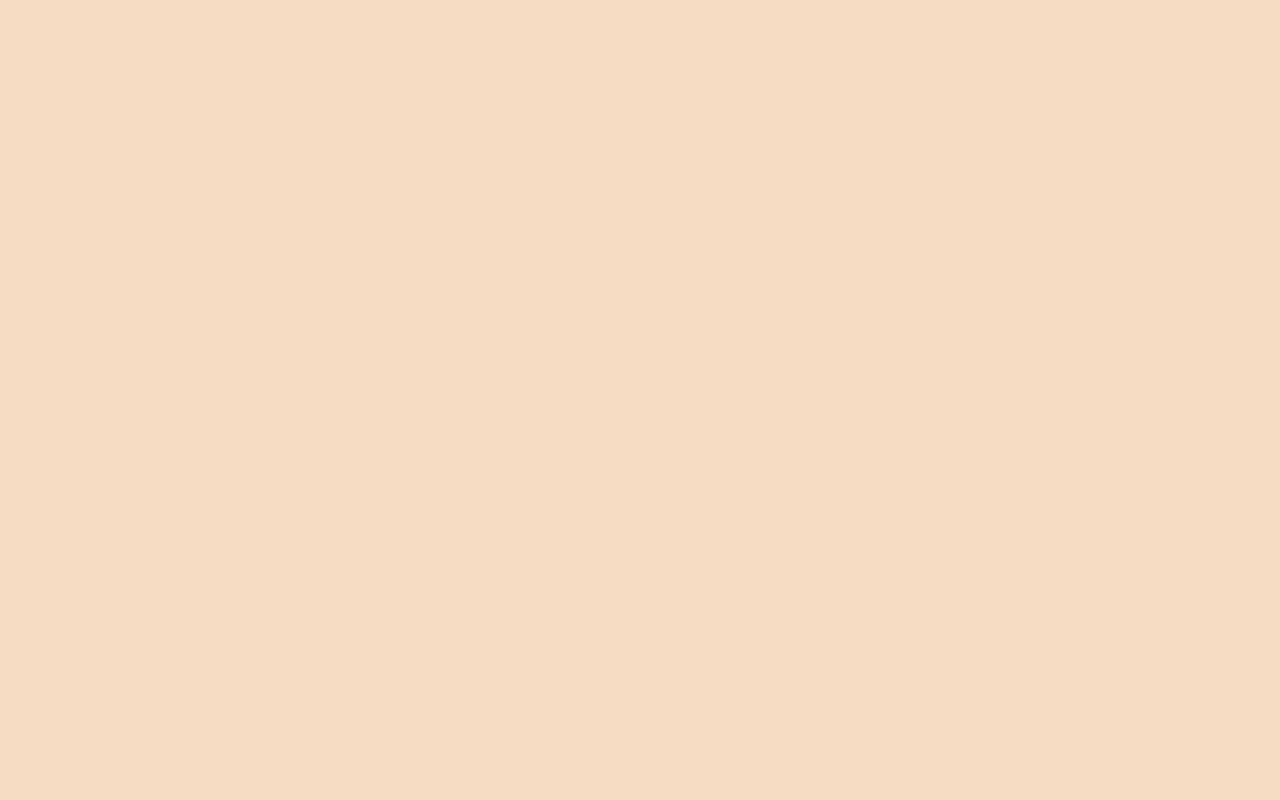
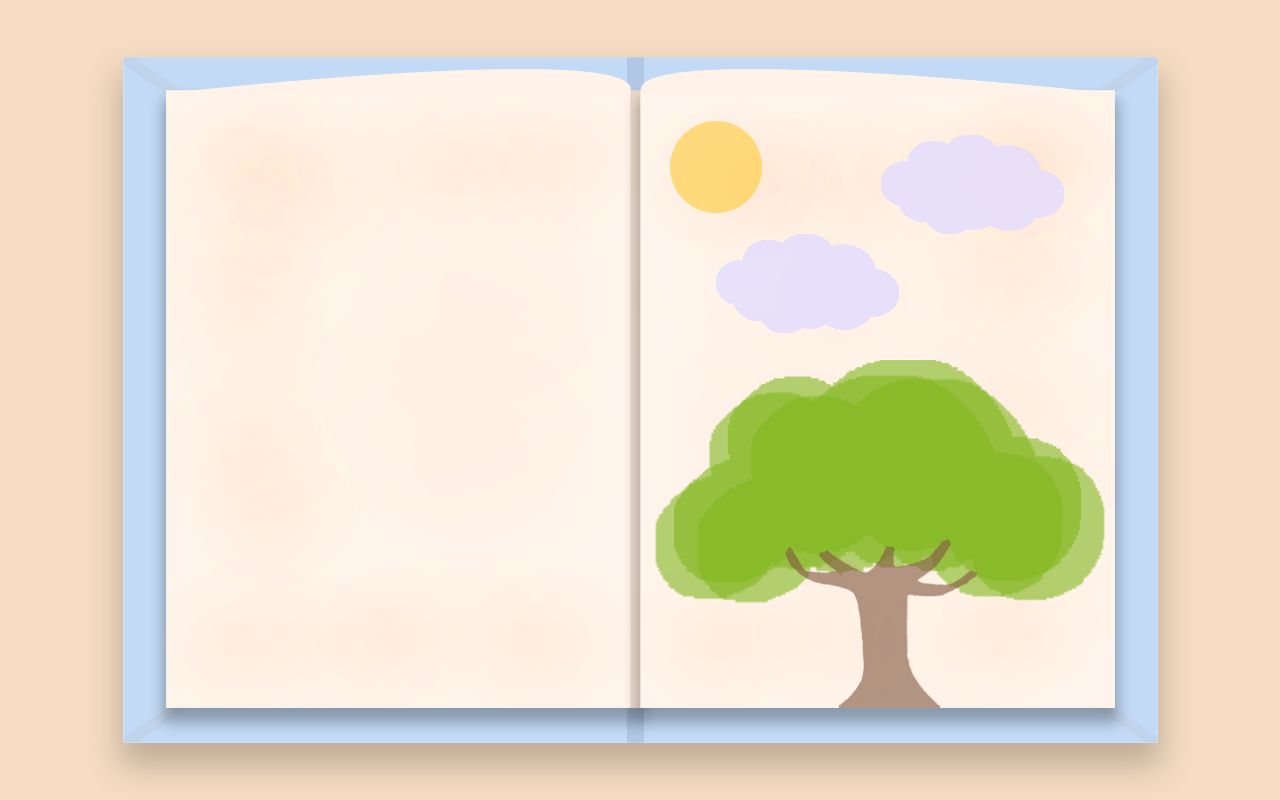
Before/after of a (1280, 800) layered artwork. What changed in the layer stack:
added layer "cloud2" (80%) above "cloud1" over (716, 234, 899, 333)
added layer "cloud1" (80%) above "sun" over (881, 135, 1064, 234)
added layer "sun" (70%) above "cherries copy" over (670, 121, 762, 213)
added group "small tree" with 3 layers above "tree game" over (654, 360, 1106, 708)
added layer "Layer 1 copy" (1st of 2, in "small tree") (60%) in group "small tree" over (674, 360, 1081, 708)
added layer "tree2 copy 3" (1st of 2, in "small tree") (60%) in group "small tree" over (696, 378, 1106, 604)
added layer "tree2 copy 2" (1st of 2, in "small tree") (60%) in group "small tree" over (654, 374, 1064, 601)
showed group "open book" (1st of 2) (9 layers) over (123, 57, 1158, 743)
